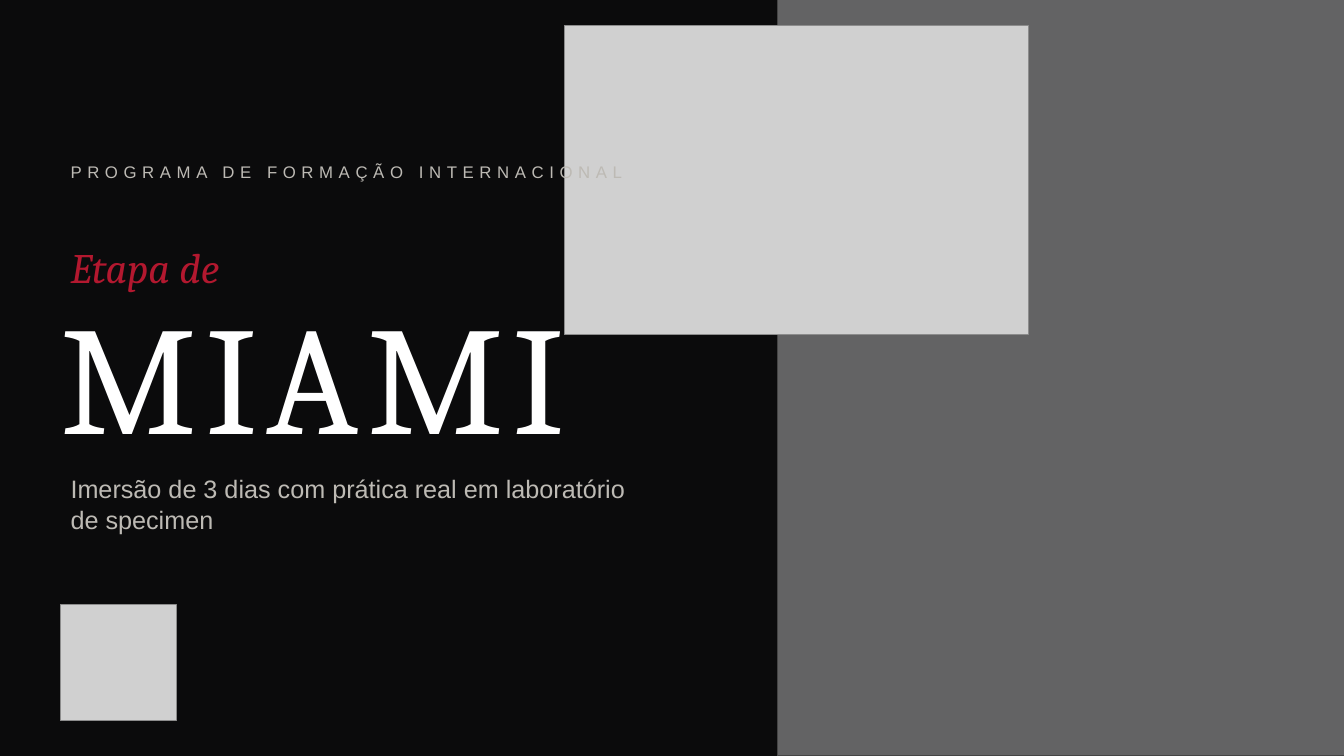
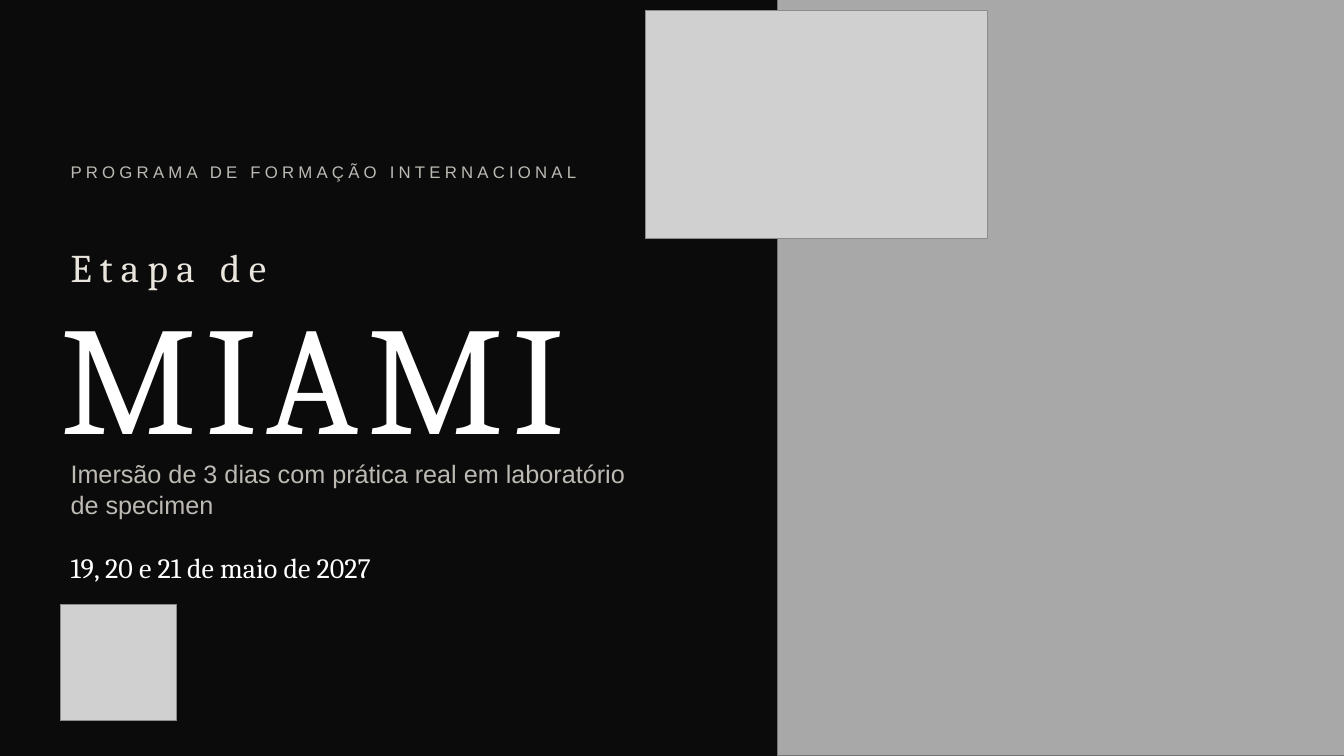
Before and after one commit to humbertovecchi/vecchi, a slide deck: slide 1 of entregas/Formacao-Internacional-Etapa-Miami.pptx. Drawn at 1344x756 pixels with LibreOffice and Linux fonts; fonts in the diff are those of the drawing; grey boxes stand for pictures. Boxes give left, top, right and bottom in pixels: in the first picture for what was removed or moved away, otherwise in the second. Text is boxed around its words. In the diff, an @@ line names an element or a change of style, - is before the commit and + after.

```diff
--- a/entregas/Formacao-Internacional-Etapa-Miami.pptx
+++ b/entregas/Formacao-Internacional-Etapa-Miami.pptx
@@ picture: place and size @@
-picture at bbox=[565, 25, 1028, 335]
+picture at bbox=[645, 10, 988, 239]
@@ rectangle at bbox=[777, 0, 1344, 756]: fill #0B0B0C at 55% opacity to #0B0B0C at 20% opacity @@
@@ text "PROGRAMA DE FORMAÇÃO INTERNACIONAL" at bbox=[71, 164, 576, 182]: letter spacing 4 to 3 pt @@
@@ text "Etapa de" at bbox=[71, 254, 266, 291]: size 30 to 28 pt, text colour #B3182F to #E9E4DC, letter spacing 0 to 6 pt, italic off @@
@@ text "Imersão de 3 dias com ...": place and size @@
-text "Imersão de 3 dias com ..." at bbox=[71, 479, 625, 534]
+text "Imersão de 3 dias com ..." at bbox=[71, 464, 625, 519]
@@ text added at bbox=[71, 558, 371, 582], 20 pt, text #FFFFFF @@
+19, 20 e 21 de maio de 2027
```
Also in this commit, not shown: 6 other slides changed, 1 slide removed, 9 other files.
